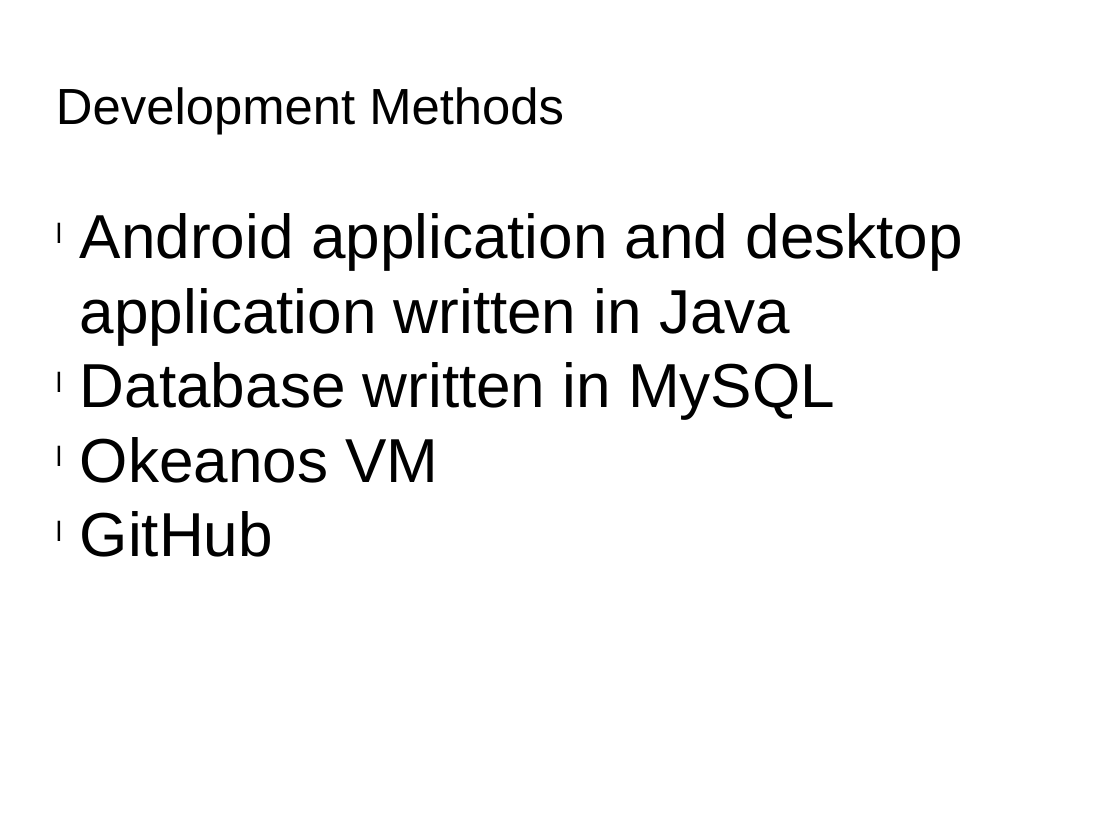
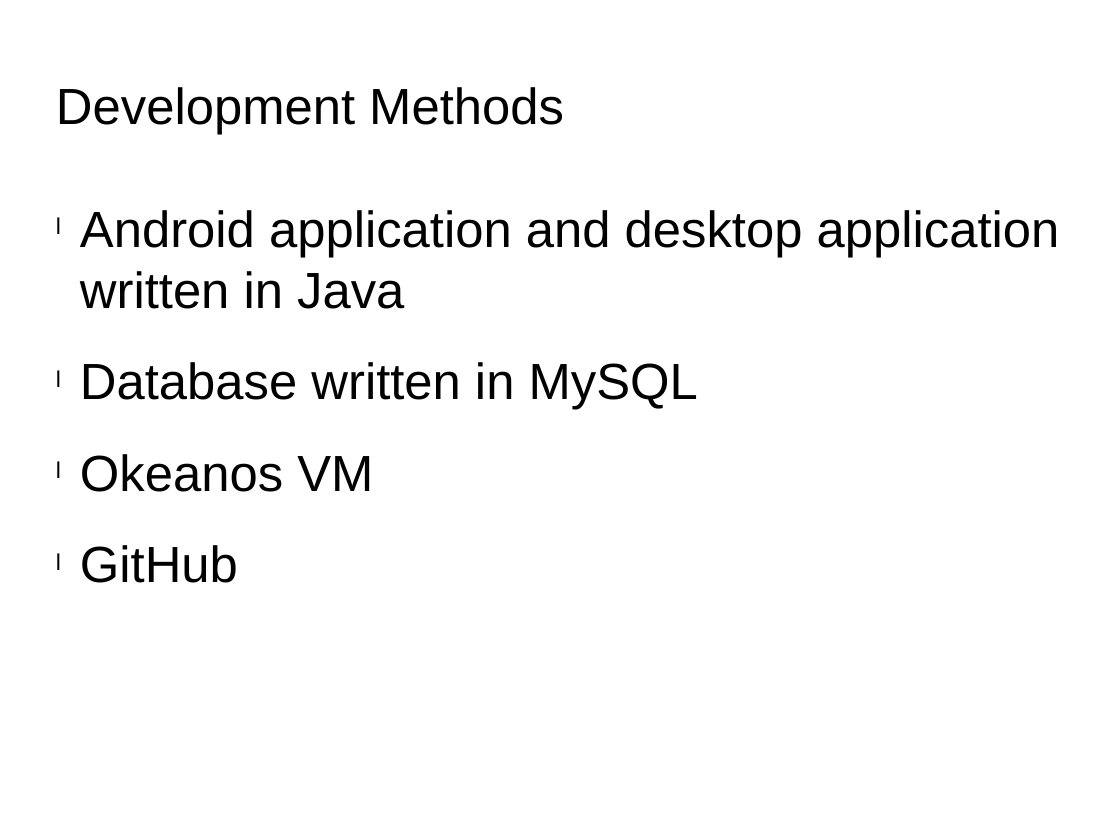
Before and after one commit to Matzkee/TeamProject, a slide deck: slide 5 of Documents/Team G - Design Presentation & Document.pptx. Drawn at 1120x840 pixels with LibreOffice and Linux fonts; fonts in the diff are those of the drawing; background and template pictures are left out. Boxes give left, top, right and bottom in pixels: in the first picture for what was removed or moved away, otherwise in the second. Text is boxed around its words. In the diff, an @@ line names an element or a change of style, - is before the commit and + after.

```diff
--- a/Documents/Team G - Design Presentation & Document.pptx
+++ b/Documents/Team G - Design Presentation & Document.pptx
@@ text "Android application and desktop application ..." at bbox=[80, 210, 1060, 583]: size 44 to 36 pt @@
```
Also in this commit, not shown: 7 other slides changed, 3 slides added, 10 other files.
